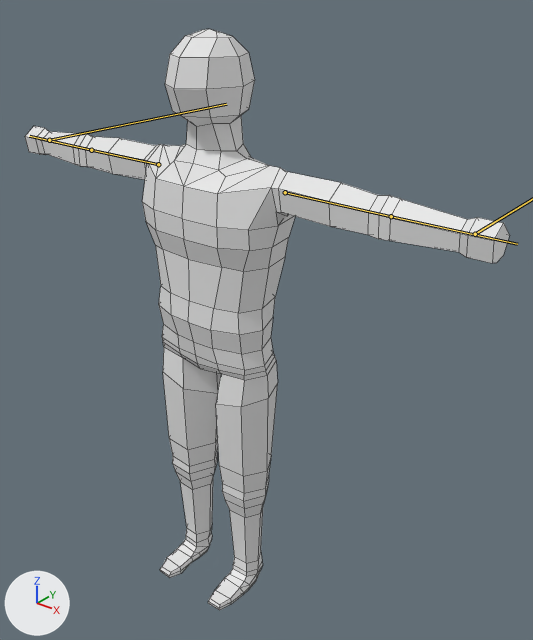
Renders of the FBX model Assets/FileDump/Blender/human_01.fbx from each side of a commit.
Both versions are drawn from a 50 mm lens placed at (1.53, -1.63, 2.13), pointed at (0.12, 0.12, 1.04). Arrows for +X, +Y and +Z are at lower left; the lights stay in place. The bones that change are drawn over the model as lines. Mesh edges are drawn as thin lines.

Names of what the first picture shows: 'Man'.
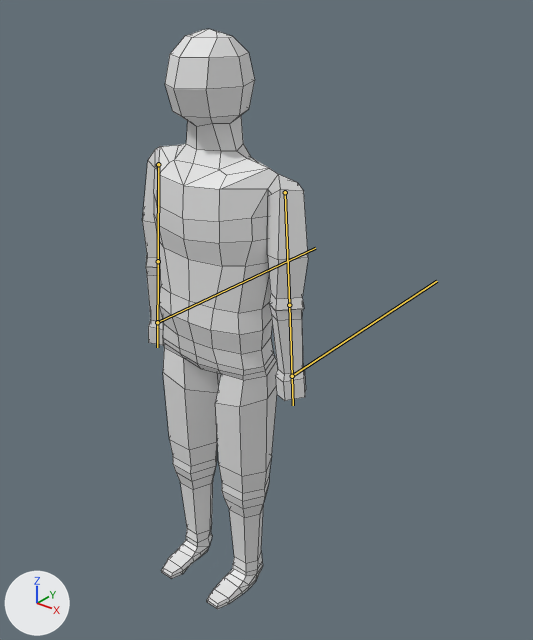
The newer file adds an action. The first version stands in its rest pose; the second is drawn at frame 1 of the action 'Idle.003'.

What the commit changed:
Bone 'UpperArm.l' (bone_upperarm_l) turns from (0, 0, 0) to (70, 81, -15) degrees about its own x, y and z.
Bone 'Forearm.l' (bone_forearm_l) turns from (0, 0, 0) to (-2, 0, -2) degrees about its own x, y and z.
Bone 'UpperArm.r' (bone_upperarm_r) turns from (0, 0, 0) to (69, -82, 16) degrees about its own x, y and z.
Bone 'Forearm.r' (bone_forearm_r) turns from (0, 0, 0) to (-2, 0, 2) degrees about its own x, y and z.
Bone 'Forearm_IK.l' (bone_forearm_ik_l) moves from (0.0, 0.0, 0.0) to (0.638, -0.019, -0.478).
Bone 'Forearm_IK.r' (bone_forearm_ik_r) moves from (0.0, 0.0, 0.0) to (-0.638, -0.013, -0.481).

Where the change shows, as pixel boxes [x1, y1, x2, y2] in the pictures (533 x 640 px):
'Man', posed (66% narrower)
    before: [25, 29, 510, 610]
    after: [142, 29, 308, 609]
bone 'UpperArm.l', root to tip
    before: (285, 192) to (391, 216)
    after: (285, 192) to (289, 305)
bone 'Forearm.l', root to tip
    before: (391, 216) to (517, 244)
    after: (289, 305) to (293, 405)
bone 'UpperArm.r', root to tip
    before: (158, 164) to (91, 150)
    after: (158, 164) to (158, 261)
bone 'Forearm.r', root to tip
    before: (91, 150) to (29, 136)
    after: (158, 261) to (157, 347)
bone 'Forearm_IK.r', root to tip
    before: (49, 140) to (226, 104)
    after: (157, 322) to (315, 248)
